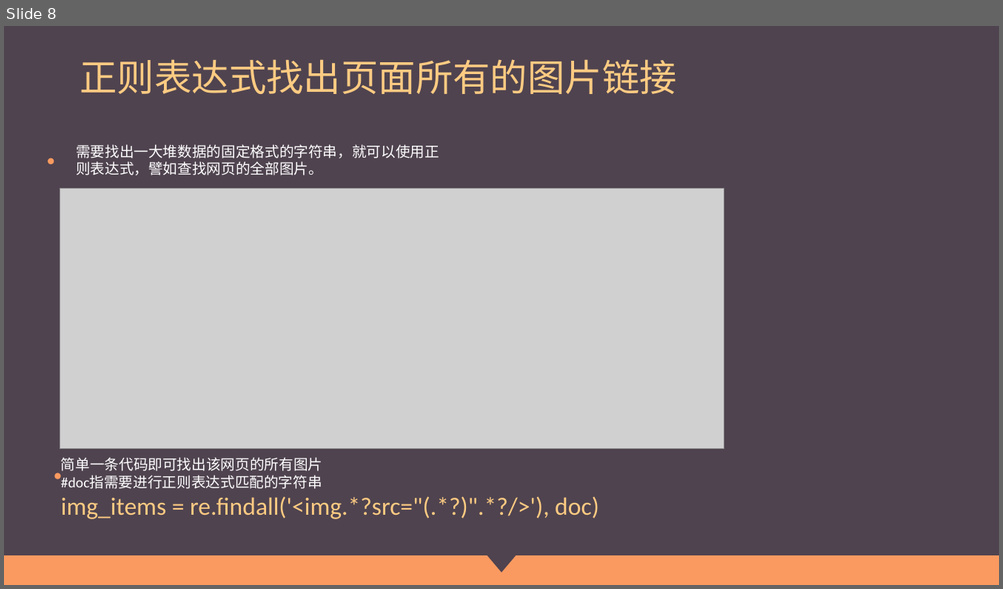
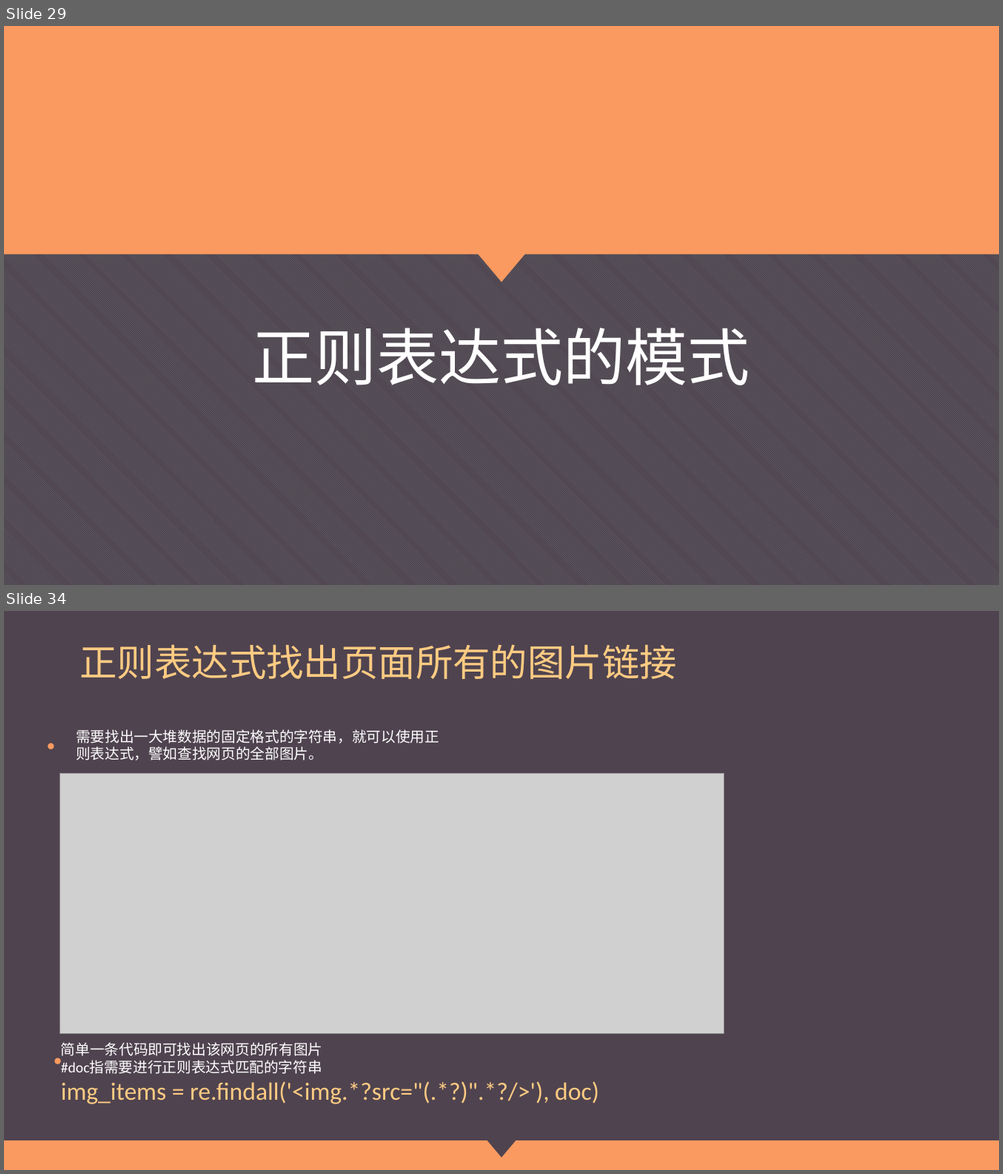
Before and after one commit to Wu-jiaming/-ppt, a slide deck: 正则表达式.pptx. Shown one above the other, each under a label of ours: slide 8 before the commit, slides 29 and 34 after it; the slides between them are not shown. The pictures are 1003x589 and 1003x1174 pixels, drawn with LibreOffice and Linux fonts; fonts in the diff are those of the drawing; grey boxes stand for pictures. Boxes give left, top, right and bottom in pixels: in the first picture for what was removed or moved away, otherwise in the second. Text is boxed around its words. In the diff, an @@ line names an element or a change of style, - is before the commit and + after.

```diff
--- a/正则表达式.pptx
+++ b/正则表达式.pptx
@@ slide 29 added at <box>4,26,999,585</box>, background pattern #697A74 on #4F434F @@
@@ rectangle added at <box>4,26,999,255</box>, fill #FA9A60 @@
@@ triangle added at <box>473,248,530,282</box>, fill #FA9A60 @@
@@ title added at <box>252,328,749,386</box>, 60 pt, text #FFFFFF @@
+正则表达式的模式
@@ what was slide 8 is now slide 34 @@
```
Also in this commit, not shown: 2 slides changed, 25 other slides added.
